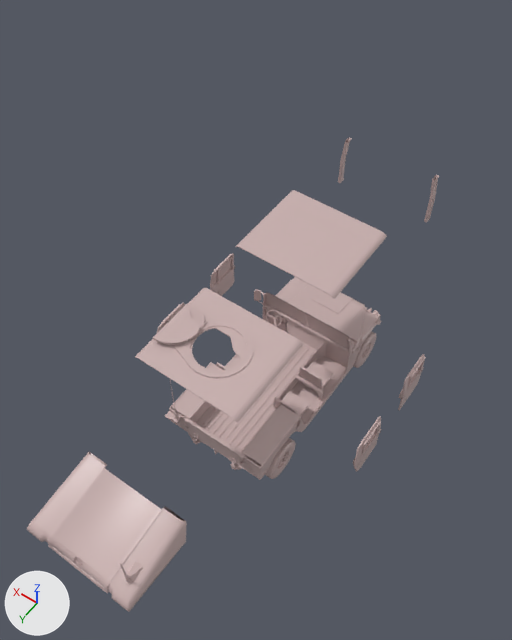
A saved change to the FBX model hdtf_weapons/vehicles/hammer_04/hmmwv_2022.fbx.
Camera for both pictures: a 50 mm lens placed at (-203.0, 330.0, 602.0), pointed at (13.0, 27.0, 127.0). Arrows for +X, +Y and +Z are at lower left; the lights stay in place.

The first picture shows 'door_frontleft', 'hardback', 'hmmwv_2022', 'roof_hatch', 'roof_solid'.
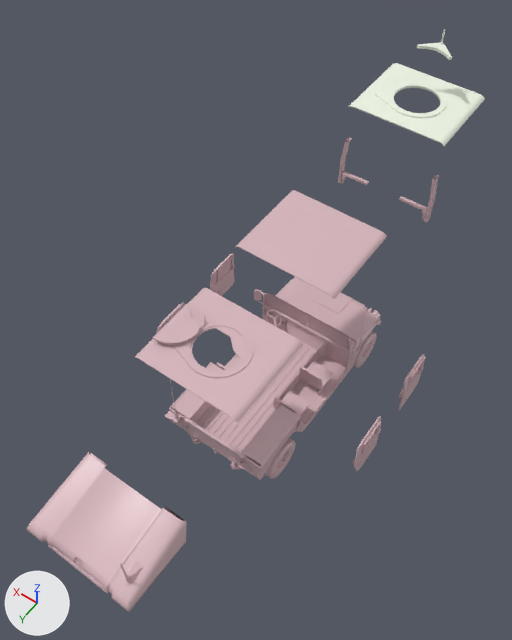
Boxes (x1, y1, x2, y2) around the edits, measured in the pictures (512 x 640 px):
'roof_HMG', added
    after: (348, 29, 485, 146)

The change, as a diff of the scene's bpy script:
```diff
--- a/hdtf_weapons/vehicles/hammer_04/hmmwv_2022.fbx.py
+++ b/hdtf_weapons/vehicles/hammer_04/hmmwv_2022.fbx.py
@@ mat_vehicle_body_hmg @@
+mat_vehicle_body_hmg = principled_material('vehicle_body_HMG')
+mat_vehicle_body_hmg.base_color = (0.867, 0.928, 0.792)  # white #eff7e6
+mat_vehicle_body_hmg.roughness = 0.4
@@ me_roof_hmg_001 @@
+me_roof_hmg_001.from_pydata(...)  # 698 vertices, 1274 faces; spans x -48.1..48.0, y -248.1..-164.3, z 213.3..271.3
+me_roof_hmg_001.materials.append(mat_vehicle_body_hmg)  # white #eff7e6
@@ ob_roof_hmg @@
+ob_roof_hmg = bpy.data.objects.new('roof_HMG', me_roof_hmg_001)
+ob_roof_hmg.location = (0.0, 0.0, 0.0)
```
